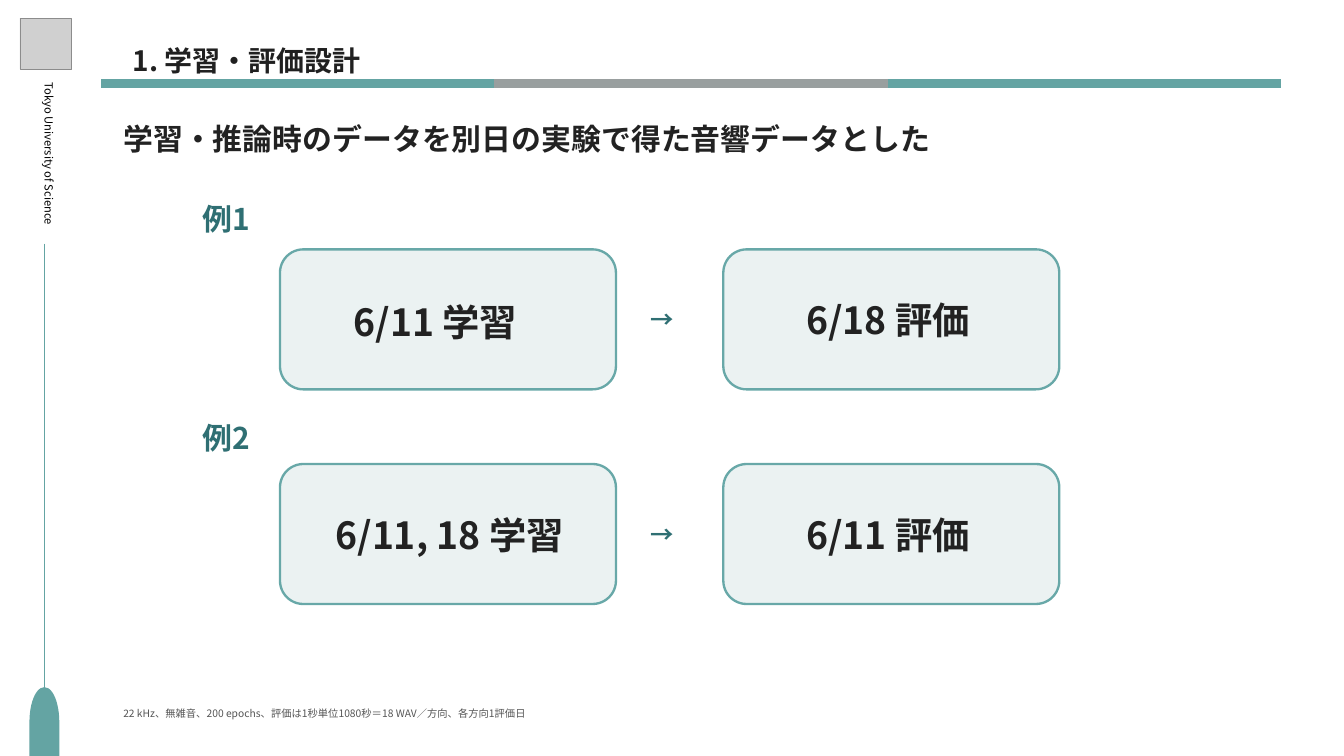
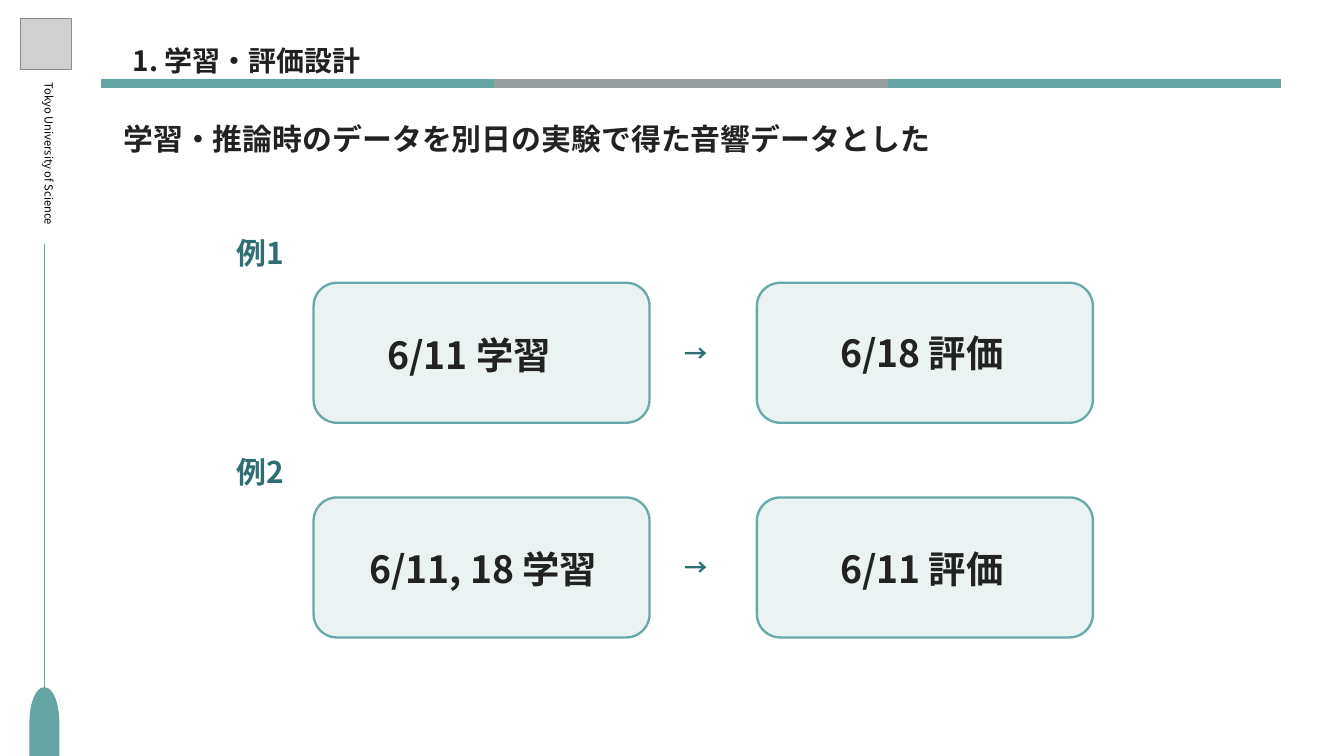
Before and after one commit to S-Riku-tus/university_research, a slide deck: slide 3 of 研究進捗報告/2026/918（研究計画発表）/研究進捗_柴崎陸_0918.pptx. Drawn at 1344x756 pixels with LibreOffice and Linux fonts; fonts in the diff are those of the drawing; grey boxes stand for pictures. Boxes give left, top, right and bottom in pixels: in the first picture for what was removed or moved away, otherwise in the second. Text is boxed around its words. In the diff, an @@ line names an element or a change of style, - is before the commit and + after.

```diff
--- a/研究進捗報告/2026/918（研究計画発表）/研究進捗_柴崎陸_0918.pptx
+++ b/研究進捗報告/2026/918（研究計画発表）/研究進捗_柴崎陸_0918.pptx
@@ 8 texts, 4 rounded rectangles moved together from (x1=203, y1=205, x2=1059, y2=604) to (x1=236, y1=239, x2=1093, y2=637) @@
@@ text removed at (x1=123, y1=708, x2=526, y2=719) @@
-22 kHz、無雑音、200 epochs、評価は1秒単位1080秒＝18 WAV／方向、各方向1評価日
```
Also in this commit, not shown: 6 other slides changed.
